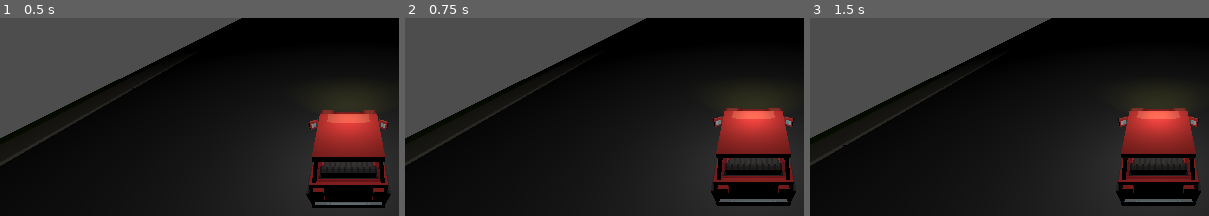
Above: before the commit, frames 1-3 (left to right).
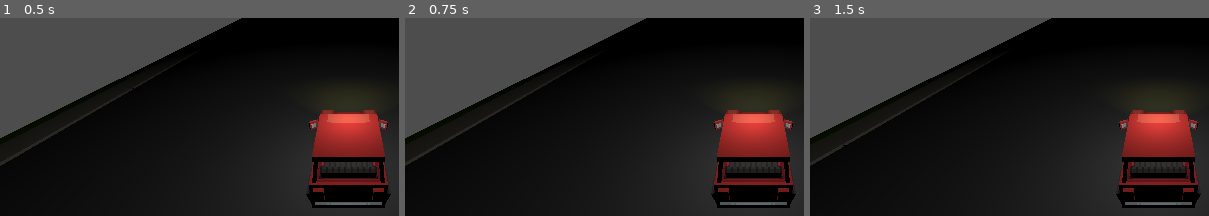
Above: after the commit, the same moments.

Repository: Calverin/Radio-Rideshare
Game: Godot game, scene res://Scenes/root.tscn
The game is run twice, just before and just after one commit, with the same random seed, the same clock (stepped at 60 frames per second) and the same inputs.
Inputs:
- Up to frame 1 (0.5 s): no input
- Up to frame 2 (0.75 s): tap Enter (ui_accept) at 0.5 s; hold , (steer_right, bound only after the commit) from 0.53 s (still down); hold Space (drift, bound only before the commit) from 0.53 s (still down)
- Up to frame 3 (1.5 s): tap Enter (ui_accept) at 0.77, 1.25 s; release , (steer_right, bound only after the commit) at 1.28 s; release Space (drift, bound only before the commit) at 1.28 s; hold Down (ui_down) from 1.28 s (still down); tap Space (drift, bound only before the commit) at 1.35 s
The pictures show only the part of the screen within x 6-56%, y 14-64%; the shares and areas given below are measured in that part.

Frame 1 is identical in both runs. In frame 2, 3.6% of the frame differs, in the area x 76-98%, y 45-96%; in frame 3, 3.6%.

Commit message:
Input updates

Diff:
--- a/Scripts/car.gd
+++ b/Scripts/car.gd
@@ -6,7 +6,7 @@
 
 var drifting: bool = false
 var drift_time: int = 0
-var drift_direction: int = 0
+var drift_direction: float = 0
 
 func _ready():
 	current_lane = ceilf(lanes / 2.0)
@@ -14,17 +14,20 @@
 
 func _physics_process(delta: float):
 	## Drifting
-	if Input.is_action_just_pressed("drift") and not drifting:
+	if Input.is_action_just_pressed("drift_left") and not drifting:
 		drifting = true
-		drift_direction = 0
+		drift_direction = -0.5
+	if Input.is_action_just_pressed("drift_right") and not drifting:
+		drifting = true
+		drift_direction = 0.5
 	if drifting:
 		drift(delta)
 	else:
 		$Body.rotation.y = lerpf($Body.rotation.y, 0, delta * 8)
-		if Input.is_action_just_pressed("steer_left"):
+		if Input.is_action_just_pressed("quick_left"):
 			$Body.rotation.y += 0.25
 			switch_lane(-1)
-		if Input.is_action_just_pressed("steer_right"):
+		if Input.is_action_just_pressed("quick_right"):
 			$Body.rotation.y -= 0.25
 			switch_lane(1)
 
@@ -48,13 +51,13 @@
 	if drift_time < 10:
 		$Body.position.y = lerpf($Body.position.y, 1, delta * 30)
 	## Ending
-	if not Input.is_action_pressed("drift"):
+	if not (Input.is_action_pressed("drift_left") or Input.is_action_pressed("drift_right")):
 		drifting = false
 		drift_time = 0
 		switch_lane(drift_direction)
 
 func switch_lane(dir):
-	if dir == -1 and current_lane > 1:
+	if dir < 0 and current_lane > 1:
 		current_lane -= 1
-	if dir == 1 and current_lane < lanes:
+	if dir > 0 and current_lane < lanes:
 		current_lane += 1
--- a/project.godot
+++ b/project.godot
@@ -23,40 +23,36 @@
 
 steer_right={
 "deadzone": 0.5,
-"events": [Object(InputEventKey,"resource_local_to_scene":fa …(140 unchanged characters)… d":false,"keycode":0,"physical_keycode":68,"key_label":0,"unicode":100,"location":0,"echo":false,"script":null)
-, Object(InputEventKey,"resource_local_to_scene":false,"resource_name":"","device":-1,"window_id":0,"alt_pressed":false,"shift_pressed":false,"ctrl_pressed":false,"meta_pressed":false,"pressed":false,"keycode":0,"physical_keycode":4194321,"key_label":0,"unicode":0,"location":0,"echo":false,"script":null)
+"events": [Object(InputEventKey,"resource_local_to_scene":fa …(140 unchanged characters)… d":false,"keycode":0,"physical_keycode":59,"key_label":0,"unicode":59,"location":0,"echo":false,"script":null)
 ]
 }
 steer_left={
 "deadzone": 0.5,
-"events": [Object(InputEventKey,"resource_local_to_scene":fa …(140 unchanged characters)… d":false,"keycode":0,"physical_keycode":65,"key_label":0,"unicode":97,"location":0,"echo":false,"script":null)
-, Object(InputEventKey,"resource_local_to_scene":false,"resource_name":"","device":-1,"window_id":0,"alt_pressed":false,"shift_pressed":false,"ctrl_pressed":false,"meta_pressed":false,"pressed":false,"keycode":0,"physical_keycode":4194319,"key_label":0,"unicode":0,"location":0,"echo":false,"script":null)
+"events": [Object(InputEventKey,"resource_local_to_scene":fa …(140 unchanged characters)… d":false,"keycode":0,"physical_keycode":83,"key_label":0,"unicode":115,"location":0,"echo":false,"script":null)
 ]
 }
-accelerate={
+drift_left={
 "deadzone": 0.5,
-"events": [Object(InputEventKey,"resource_local_to_scene":fa …(140 unchanged characters)… d":false,"keycode":0,"physical_keycode":87,"key_label":0,"unicode":119,"location":0,"echo":false,"script":null)
-, Object(InputEventKey,"resource_local_to_scene":false,"resource_name":"","device":-1,"window_id":0,"alt_pressed":false,"shift_pressed":false,"ctrl_pressed":false,"meta_pressed":false,"pressed":false,"keycode":0,"physical_keycode":4194320,"key_label":0,"unicode":0,"location":0,"echo":false,"script":null)
-, Object(InputEventKey,"resource_local_to_scene":false,"resource_name":"","device":-1,"window_id":0,"alt_pressed":false,"shift_pressed":false,"ctrl_pressed":false,"meta_pressed":false,"pressed":false,"keycode":0,"physical_keycode":32,"key_label":0,"unicode":32,"location":0,"echo":false,"script":null)
+"events": [Object(InputEventKey,"resource_local_to_scene":fa …(140 unchanged characters)… d":false,"keycode":0,"physical_keycode":4194325,"key_label":0,"unicode":0,"location":1,"echo":false,"script":null)
 ]
 }
-reverse={
+drift_right={
 "deadzone": 0.5,
-"events": [Object(InputEventKey,"resource_local_to_scene":fa …(185 unchanged characters)… 25,"key_label":0,"unicode":0,"location":0,"echo":false,"script":null)
-, Object(InputEventKey,"resource_local_to_scene":false,"resource_name":"","device":-1,"window_id":0,"alt_pressed":false,"shift_pressed":false,"ctrl_pressed":false,"meta_pressed":false,"pressed":false,"keycode":0,"physical_keycode":83,"key_label":0,"unicode":115,"location":0,"echo":false,"script":null)
-, Object(InputEventKey,"resource_local_to_scene":false,"resource_name":"","device":-1,"window_id":0,"alt_pressed":false,"shift_pressed":false,"ctrl_pressed":false,"meta_pressed":false,"pressed":false,"keycode":0,"physical_keycode":4194322,"key_label":0,"unicode":0,"location":0,"echo":false,"script":null)
+"events": [Object(InputEventKey,"resource_local_to_scene":fa …(185 unchanged characters)… 25,"key_label":0,"unicode":0,"location":2,"echo":false,"script":null)
 ]
 }
-drift={
+honk={
 "deadzone": 0.5,
 "events": [Object(InputEventKey,"resource_local_to_scene":false,"resource_name":"","device":-1,"window_id":0,"alt_press …(191 unchanged characters)…
-, Object(InputEventKey,"resource_local_to_scene":false,"resource_name":"","device":-1,"window_id":0,"alt_pressed":false,"shift_pressed":false,"ctrl_pressed":false,"meta_pressed":false,"pressed":false,"keycode":0,"physical_keycode":4194325,"key_label":0,"unicode":0,"location":0,"echo":false,"script":null)
 ]
 }
-brake={
+quick_right={
 "deadzone": 0.5,
-"events": [Object(InputEventKey,"resource_local_to_scene":fa …(140 unchanged characters)… d":false,"keycode":0,"physical_keycode":4194325,"key_label":0,"unicode":0,"location":0,"echo":false,"script":null)
-, Object(InputEventKey,"resource_local_to_scene":false,"resource_name":"","device":-1,"window_id":0,"alt_pressed":false,"shift_pressed":false,"ctrl_pressed":false,"meta_pressed":false,"pressed":false,"keycode":0,"physical_keycode":83,"key_label":0,"unicode":115,"location":0,"echo":false,"script":null)
-, Object(InputEventKey,"resource_local_to_scene":false,"resource_name":"","device":-1,"window_id":0,"alt_pressed":false,"shift_pressed":false,"ctrl_pressed":false,"meta_pressed":false,"pressed":false,"keycode":0,"physical_keycode":4194322,"key_label":0,"unicode":0,"location":0,"echo":false,"script":null)
+"events": [Object(InputEventKey,"resource_local_to_scene":fa …(140 unchanged characters)… d":false,"keycode":0,"physical_keycode":76,"key_label":0,"unicode":108,"location":0,"echo":false,"script":null)
 ]
 }
+quick_left={
+"deadzone": 0.5,
+"events": [Object(InputEventKey,"resource_local_to_scene":false,"resource_name":"","device":-1,"window_id":0,"alt_pressed":false,"shift_pressed":false,"ctrl_pressed":false,"meta_pressed":false,"pressed":false,"keycode":0,"physical_keycode":68,"key_label":0,"unicode":100,"location":0,"echo":false,"script":null)
+]
+}
